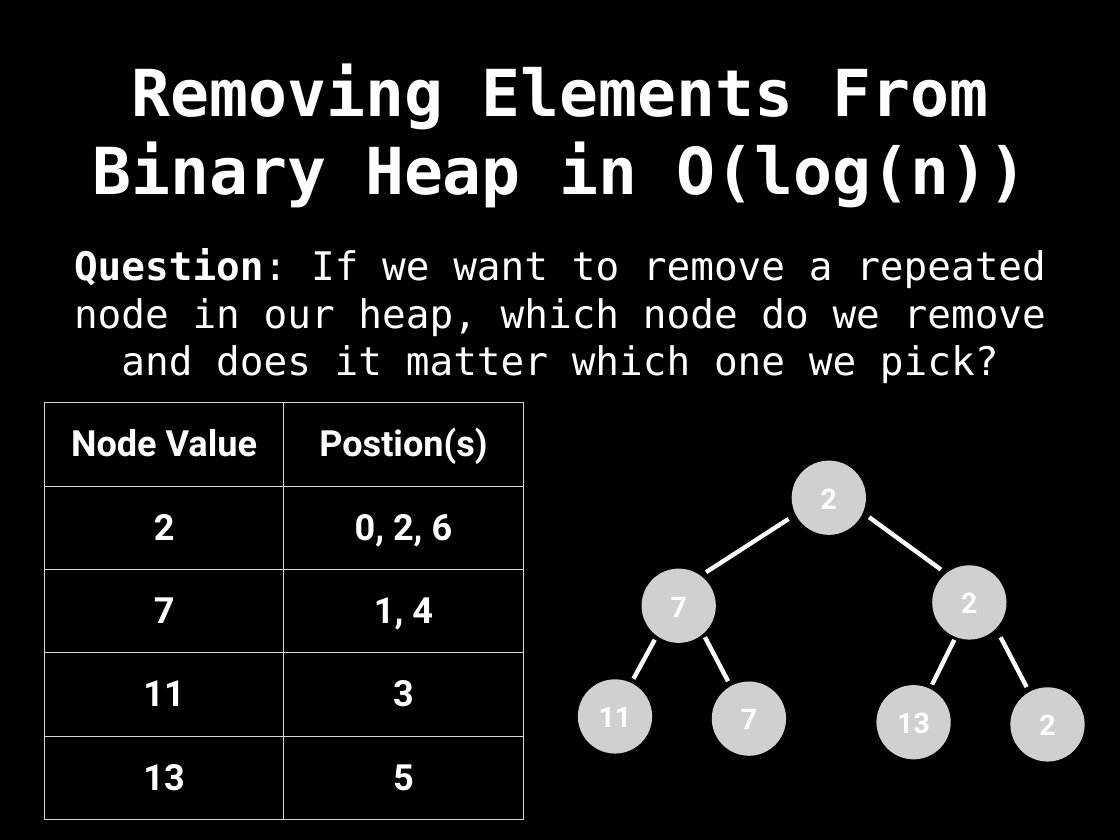
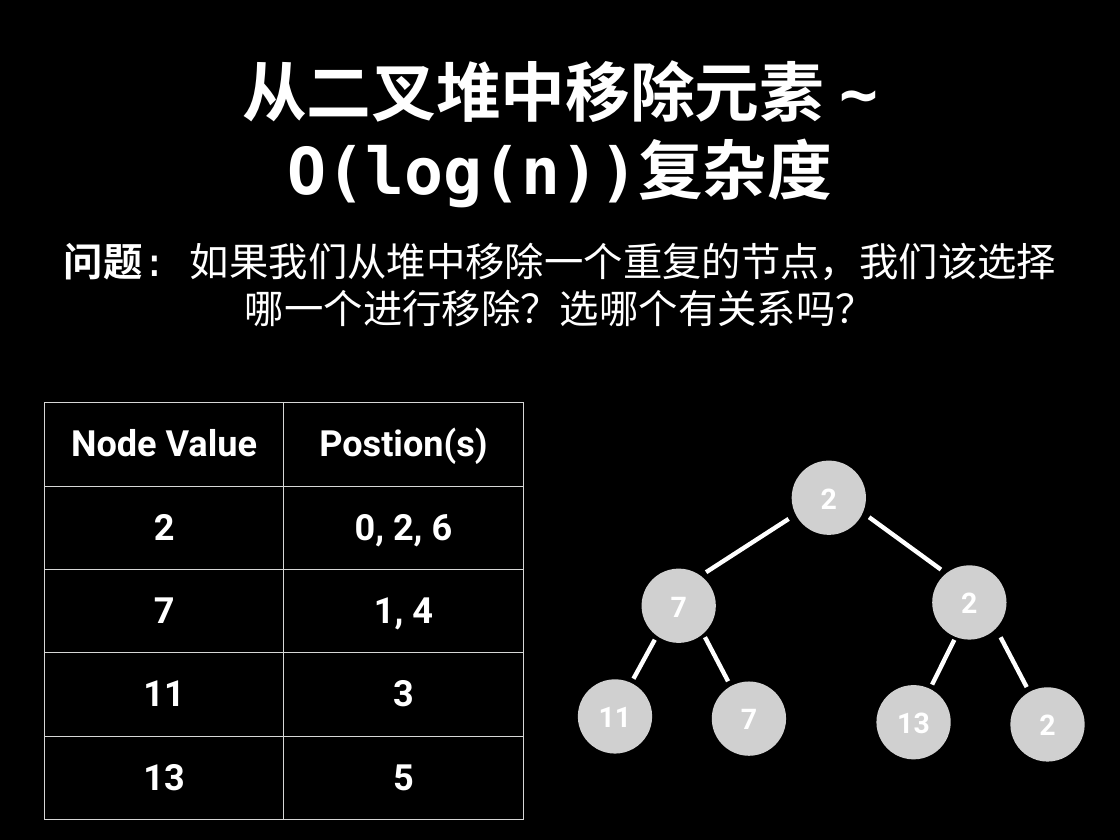
Before and after one commit to spring2go/Algorithms, a slide deck: slide 181 of slides/datastructures/priorityqueue/PriorityQueue.pptx. Drawn at 1120x840 pixels with LibreOffice and Linux fonts; fonts in the diff are those of the drawing; grey boxes stand for pictures. Boxes give left, top, right and bottom in pixels: in the first picture for what was removed or moved away, otherwise in the second. Text is boxed around its words. In the diff, an @@ line names an element or a change of style, - is before the commit and + after.

```diff
--- a/slides/datastructures/priorityqueue/PriorityQueue.pptx
+++ b/slides/datastructures/priorityqueue/PriorityQueue.pptx
@@ title at box(242, 60, 833, 207): text changed @@
-Removing Elements From Binary Heap in O(log(n))
+从二叉堆中移除元素 ~ O(log(n))复杂度
@@ text at box(64, 242, 1056, 327): text changed @@
-Question: If we want to remove a repeated node in our heap, which node do we remove and does it matter which one we pick?
+问题: 如果我们从堆中移除一个重复的节点，我们该选择哪一个进行移除？选哪个有关系吗？
```
Also in this commit, not shown: 36 other slides changed, 4 slides added, 4 slides removed.
